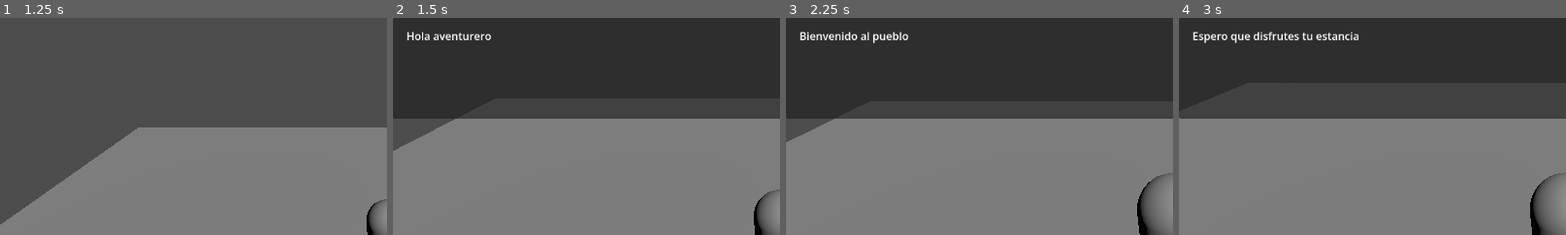
Above: before the commit, frames 1-4 (left to right).
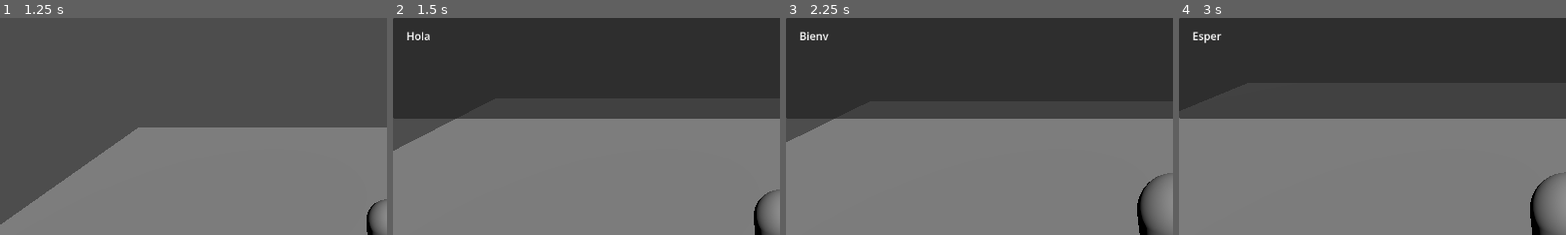
Above: after the commit, the same moments.

Repository: horangelmillan/godot_proyect
Game: Godot game, scene res://Main.tscn
Same seed, same stepped clock (60 frames per second), same inputs: the game is played once before the commit and once after it.
Inputs:
- Up to frame 1 (1.25 s): tap Enter (ui_accept) at 0.5, 0.77 s; hold Right (ui_right) from 0.53 s (still down); tap E (interact) at 0.6 s
- Up to frame 2 (1.5 s): release Right (ui_right) at 1.28 s; hold Down (ui_down) from 1.28 s (still down); tap E (interact) at 1.35 s
- Up to frame 3 (2.25 s): tap Enter (ui_accept) at 1.52 s; release Down (ui_down) at 2.03 s; hold Right (ui_right) from 2.03 s (still down); tap E (interact) at 2.1 s
- Up to frame 4 (3 s): release Right (ui_right) at 2.78 s; hold Up (ui_up) from 2.78 s (still down); tap E (interact) at 2.85 s
The pictures show only the part of the screen within x 0-50%, y 0-50%; the shares and areas given below are measured in that part.

Frame 1 is identical in both runs. In frame 2, 0.3% of the frame differs, in the area x 10-26%, y 6-11%; in frame 3, 0.5%; in frame 4, 0.7%, in the area x 11-47%, y 6-12%.

Commit message:
Add typewriter dialogue effect

Diff:
--- a/nuevo-proyecto-de-juego/ui.gd
+++ b/nuevo-proyecto-de-juego/ui.gd
@@ -5,10 +5,27 @@
 var dialogue_open = false
 var dialogue_lines = []
 var current_line = 0
+var is_typing = false
+var full_text = ""
+
+func start_typing():
+
+	is_typing = true
+
+	for letter in full_text:
+
+		dialogue_text.text += letter
+
+		await get_tree().create_timer(0.03).timeout
+
+	is_typing = false
 
 func show_dialogue(text):
 
-	dialogue_text.text = text
+	full_text = text
+	dialogue_text.text = ""
+
+	start_typing()
 	dialogue_box.visible = true
 	dialogue_open = true
 	var camera = get_tree().get_first_node_in_group("main_camera")
